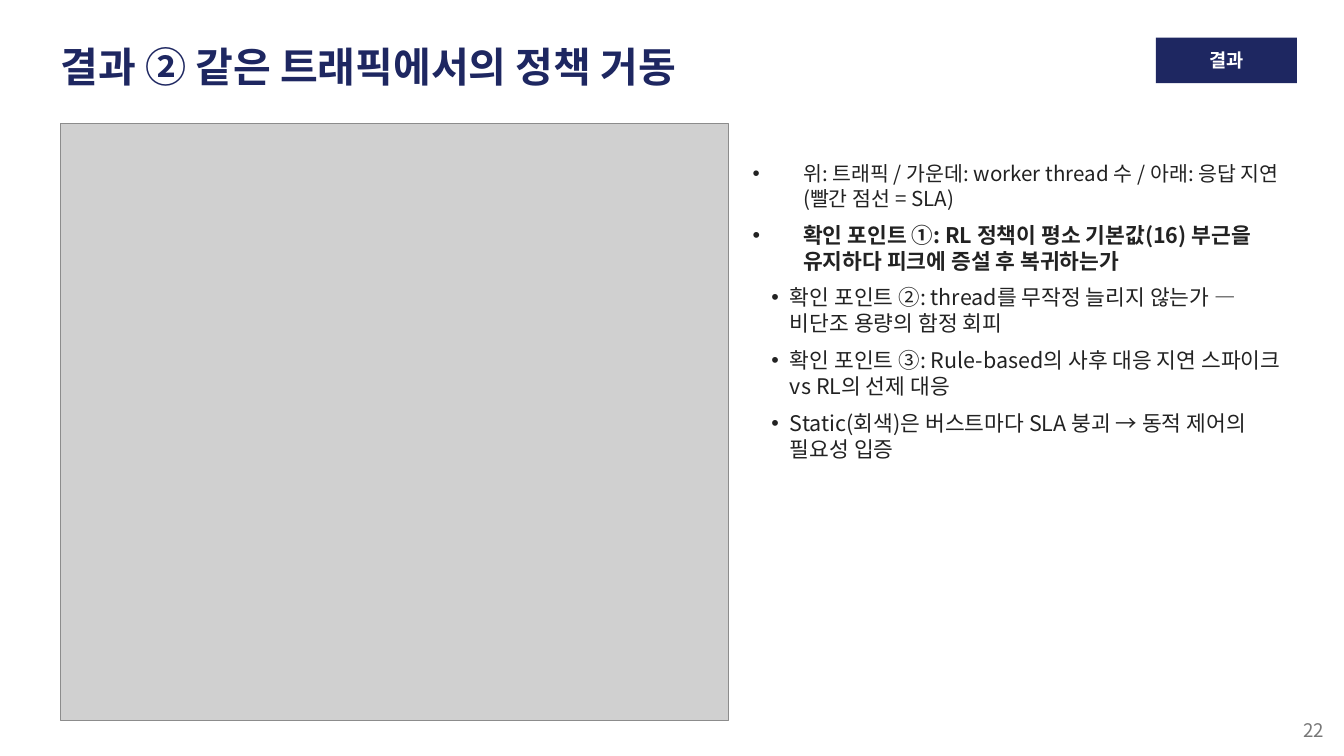
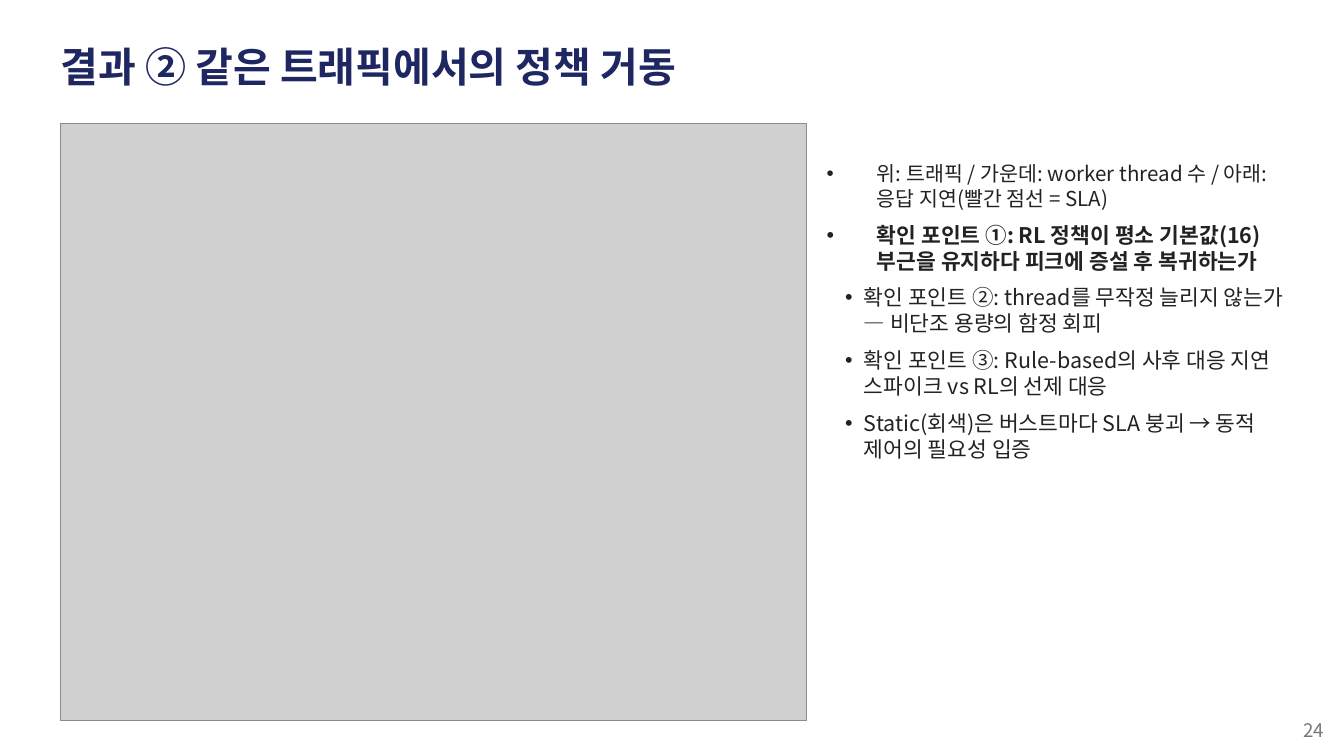
Before and after one commit to zzangdol1029/reinforce, a slide deck: slide 24 of autoscaling-rl/autoscaling_rl_발표.pptx (slide 22 before the commit). Drawn at 1344x756 pixels with LibreOffice and Linux fonts; fonts in the diff are those of the drawing; grey boxes stand for pictures. Boxes give left, top, right and bottom in pixels: in the first picture for what was removed or moved away, otherwise in the second. Text is boxed around its words. In the diff, an @@ line names an element or a change of style, - is before the commit and + after.

```diff
--- a/autoscaling-rl/autoscaling_rl_발표.pptx
+++ b/autoscaling-rl/autoscaling_rl_발표.pptx
@@ rectangle removed at [1156,38,1297,83] @@
@@ text removed at [1209,51,1243,69] @@
-결과
@@ picture: place and size @@
-picture at [60,124,728,720]
+picture at [60,124,806,720]
@@ text "위: 트래픽 / 가운데: worker ..." rewrapped from [790,164,1280,459] to [864,164,1283,459] @@
@@ text at [1303,723,1324,737]: text changed @@
-22
+24
```
Also in this commit, not shown: 24 other slides changed, 3 slides added, 1 slide removed, 2 other files.
